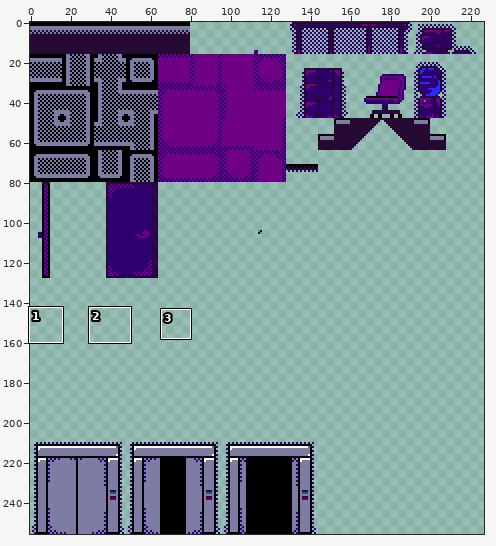
Pixel-art file, stored at textures/aseprite/tileset1.aseprite. The first picture is a wide view before the edit; the outline marks the close-up.
Close-up. The starting point:
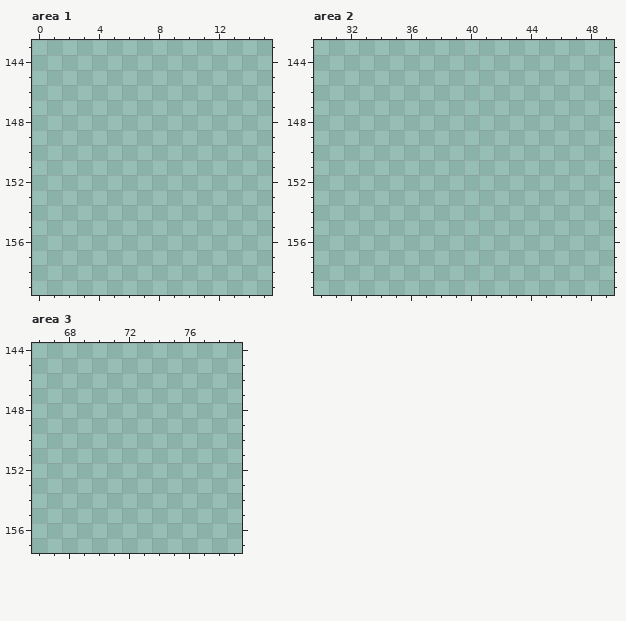
256x256 pixels, 1 frame. Shown: area 1: x 0..15, y 143..159; area 2: x 30..49, y 143..159; area 3: x 66..79, y 144..157. The wide view leaves out empty margins. The commit also changed other parts of the picture, which this record leaves out.
Once edited:
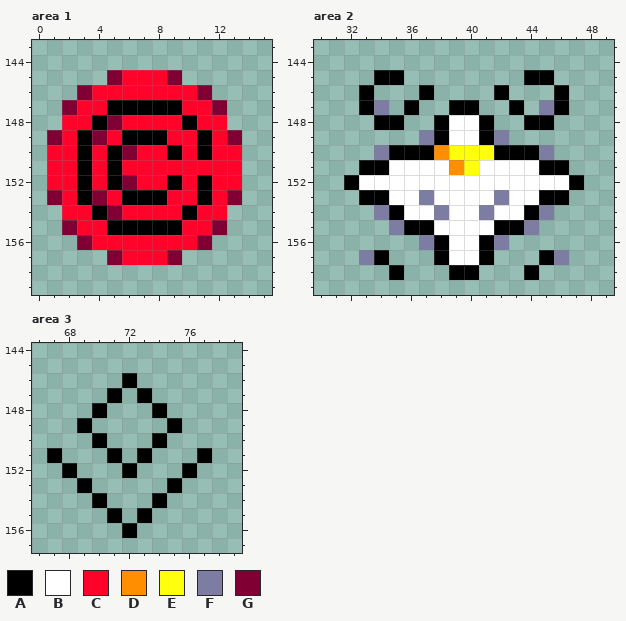
Palette (. is transparent): A #000000  B #ffffff  C #ff032b  D #ff8f00  E #ffff0d  F #7d7da3  G #800034
Edits made:
--- area 1
@@ x 0..15 @@
 144 ................
-145 ................
-146 ................
-147 ................
-148 ................
-149 ................
-150 ................
-151 ................
-152 ................
-153 ................
-154 ................
-155 ................
-156 ................
-157 ................
+145 .....GCCCG......
+146 ...GCCCCCCCG....
+147 ..GCCAAAAACCG...
+148 ..CCAGCCCCACC...
+149 .GCAGCAAACCACG..
+150 .CCACAGCCACACC..
+151 .CCACACCCCCCCC..
+152 .CCACAGCCACACC..
+153 .GCAGCAAACCACG..
+154 ..CCAGCCCCACC...
+155 ..GCCAAAAACCG...
+156 ...GCCCCCCCG....
+157 .....GCCCG......
 158 ................
--- area 2
@@ x 30..49 @@
 144 ....................
-145 ....................
-146 ....................
-147 ....................
-148 ....................
-149 ....................
-150 ....................
-151 ....................
-152 ....................
-153 ....................
-154 ....................
-155 ....................
-156 ....................
-157 ....................
-158 ....................
+145 ....AA........AA....
+146 ...A...A....A...A...
+147 ...AF.A..AA..A.FA...
+148 ....AA..ABBA..AA....
+149 .......FABBAF.......
+150 ....FAAADEEEAAAF....
+151 ...AABBBBDEBBBBAA...
+152 ..ABBBBBBBBBBBBBBA..
+153 ...AABBFBBBBFBBAA...
+154 ....FABBFBBFBBAF....
+155 .....FAABBBBAAF.....
+156 .......FABBAF.......
+157 ...FA...ABBA...AF...
+158 .....A...AA...A.....
 159 ....................
--- area 3
@@ x 66..79 @@
 145 ..............
-146 ..............
-147 ..............
-148 ..............
-149 ..............
-150 ..............
-151 ..............
-152 ..............
-153 ..............
-154 ..............
-155 ..............
-156 ..............
+146 ......A.......
+147 .....A.A......
+148 ....A...A.....
+149 ...A.....A....
+150 ....A...A.....
+151 .A...A.A...A..
+152 ..A...A...A...
+153 ...A.....A....
+154 ....A...A.....
+155 .....A.A......
+156 ......A.......
 157 ..............
